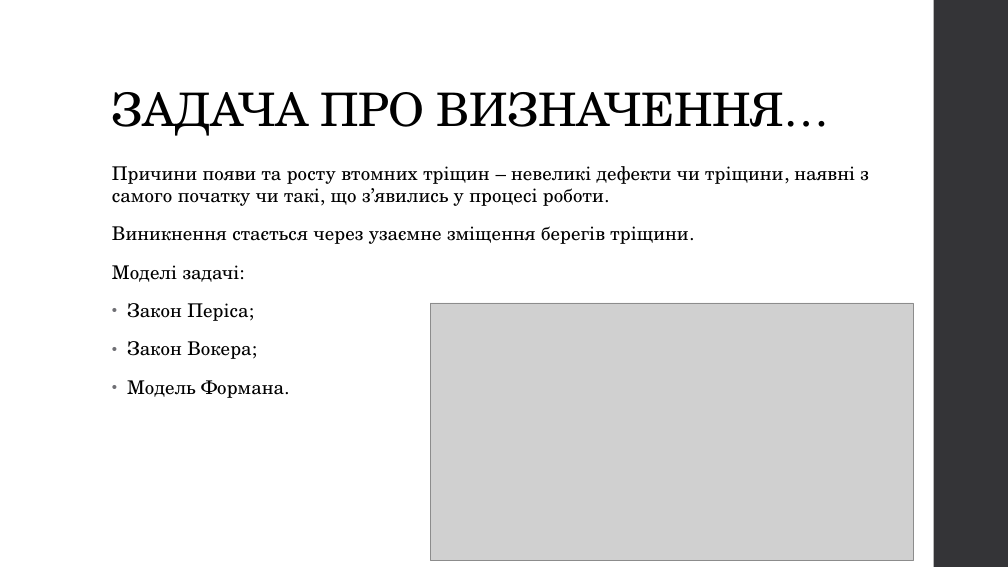
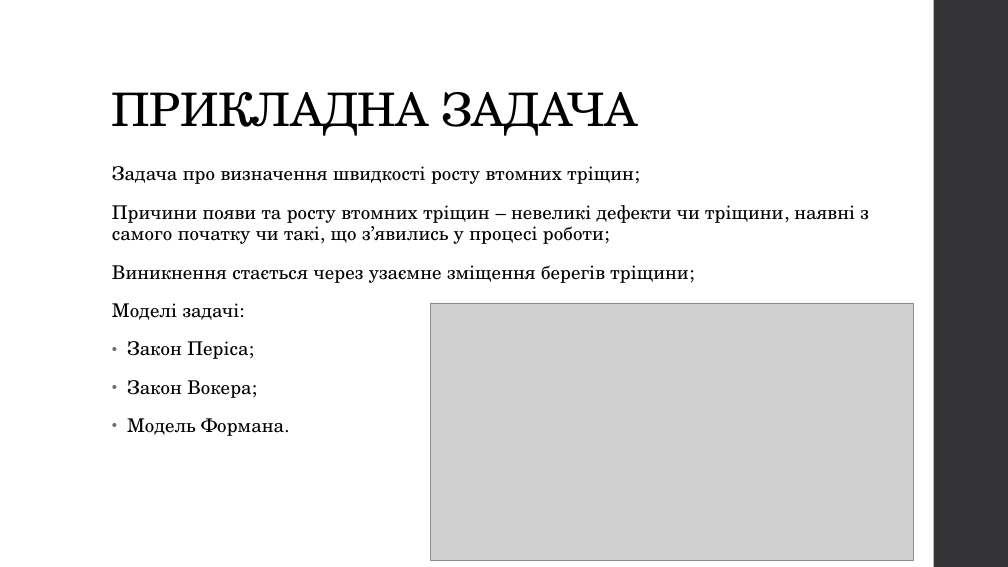
Before and after one commit to Romchyk-S/Thesis, a slide deck: slide 9 of Застосування методів машинного навчання для прогнозування елементів конструкцій-1.pptx (slide 8 before the commit). Drawn at 1008x567 pixels with LibreOffice and Linux fonts; fonts in the diff are those of the drawing; grey boxes stand for pictures. Boxes give left, top, right and bottom in pixels: in the first picture for what was removed or moved away, otherwise in the second. Text is boxed around its words. In the diff, an @@ line names an element or a change of style, - is before the commit and + after.

Commit message:
Preparing presentation
Printed things, added new pictures and text to the presentation

```diff
--- a/Застосування методів машинного навчання для прогнозування елементів конструкцій-1.pptx
+++ b/Застосування методів машинного навчання для прогнозування елементів конструкцій-1.pptx
@@ title at (112, 92, 638, 136): text changed @@
-ЗАДАЧА ПРО ВИЗНАЧЕННЯ…
+ПРИКЛАДНА ЗАДАЧА
@@ text at (112, 166, 868, 283): text changed @@
-Причини появи та росту втомних тріщин – невеликі дефекти чи тріщини, наявні з самого початку чи такі, що з’явились у процесі роботи.
-Виникнення стається через узаємне зміщення берегів тріщини.
+Задача про визначення швидкості росту втомних тріщин;
+Причини появи та росту втомних тріщин – невеликі дефекти чи тріщини, наявні з самого початку чи такі, що з’явились у процесі роботи;
+Виникнення стається через узаємне зміщення берегів тріщини;
```
Also in this commit, not shown: 7 other slides changed, 1 slide added, 15 other files.
